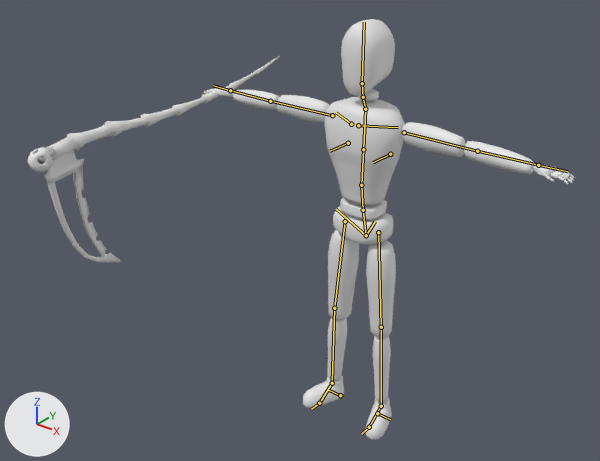
One commit to the Blender file Reapiesta/Assets/Animations/ReaperAnimations.blend: the scene before it, then after it.
Camera for both pictures: a 50 mm lens placed at (2.3, -3.37, 3.18), pointed at (-0.32, -0.1, 1.16). Every picture has the same lights, and +X, +Y and +Z are marked at lower left. The bones that bend it are drawn over the model as lines.

Names of what the first picture shows: 'Dummy', 'Scythe_low'.
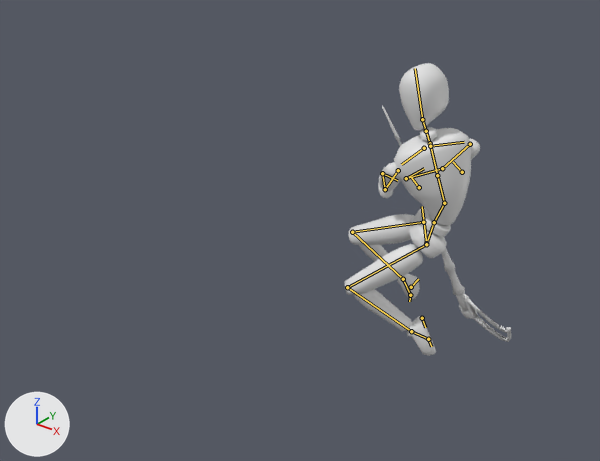
The newer file adds an action. The first version stands in its rest pose; the second is drawn at frame 13 of the action 'Attack'.

Changed parts and their boxes (x1, y1, x2, y2) in the pictures (600 x 461 px):
'Dummy', posed (64% narrower, 30% shorter)
    before: (203, 19, 575, 440)
    after: (345, 63, 480, 356)
'Scythe_low', posed
    before: (28, 55, 280, 263)
    after: (382, 106, 511, 342)
bone 'spine', root to tip
    before: (366, 235) to (363, 210)
    after: (426, 243) to (434, 222)
bone 'spine.001', root to tip
    before: (363, 210) to (361, 185)
    after: (434, 222) to (444, 203)
bone 'spine.002', root to tip
    before: (361, 185) to (363, 149)
    after: (444, 203) to (437, 175)
bone 'spine.006', root to tip
    before: (362, 83) to (364, 22)
    after: (422, 119) to (415, 68)
bone 'upper_arm.L', root to tip
    before: (404, 132) to (477, 151)
    after: (398, 170) to (385, 189)
bone 'forearm.L', root to tip
    before: (477, 151) to (538, 165)
    after: (385, 189) to (382, 173)
bone 'hand.L', root to tip
    before: (538, 165) to (567, 171)
    after: (382, 173) to (397, 180)
bone 'upper_arm.R', root to tip
    before: (332, 115) to (270, 101)
    after: (470, 144) to (442, 168)
bone 'forearm.R', root to tip
    before: (270, 101) to (230, 90)
    after: (442, 168) to (406, 178)
bone 'hand.R', root to tip
    before: (230, 90) to (213, 85)
    after: (406, 178) to (424, 168)
bone 'thigh.L', root to tip
    before: (378, 232) to (381, 327)
    after: (426, 244) to (347, 287)
bone 'shin.L', root to tip
    before: (381, 327) to (381, 406)
    after: (347, 287) to (411, 331)
bone 'foot.L', root to tip
    before: (381, 406) to (369, 427)
    after: (411, 331) to (428, 339)
bone 'thigh.R', root to tip
    before: (345, 221) to (334, 308)
    after: (423, 222) to (352, 232)
bone 'shin.R', root to tip
    before: (334, 308) to (332, 383)
    after: (352, 232) to (403, 279)
bone 'foot.R', root to tip
    before: (332, 383) to (319, 403)
    after: (403, 279) to (410, 295)

The edits, one by one:
Bone 'spine' (bone_spine) moves from (0.0, 0.0, 0.0) to (0.0, -0.48, -0.58).
Bone 'spine' (bone_spine) turns from (0, 0, 0) to (-17, -54, -3) degrees about its own x, y and z.
Bone 'spine.001' (bone_spine_001) turns from (0, 0, 0) to (0, -13, 1) degrees about its own x, y and z.
Bone 'spine.002' (bone_spine_002) turns from (0, 0, 0) to (65, -40, -56) degrees about its own x, y and z.
Bone 'spine.006' (bone_spine_006) turns from (0, 0, 0) to (-3, 122, 3) degrees about its own x, y and z.
Bone 'upper_arm.L' (bone_upper_arm_l) turns from (0, 0, 0) to (55, 3, -69) degrees about its own x, y and z.
Bone 'forearm.L' (bone_forearm_l) turns from (0, 0, 0) to (42, 28, 9) degrees about its own x, y and z.
Bone 'hand.L' (bone_hand_l) turns from (0, 0, 0) to (-68, -80, 0) degrees about its own x, y and z.
Bone 'upper_arm.R' (bone_upper_arm_r) turns from (0, 0, 0) to (57, 15, 138) degrees about its own x, y and z.
Bone 'forearm.R' (bone_forearm_r) turns from (0, 0, 0) to (-12, -5, 26) degrees about its own x, y and z.
Bone 'hand.R' (bone_hand_r) turns from (0, 0, 0) to (99, -39, 106) degrees about its own x, y and z.
Bone 'thigh.L' (bone_thigh_l) turns from (0, 0, 0) to (-31, 12, -8) degrees about its own x, y and z.
Bone 'shin.L' (bone_shin_l) turns from (0, 0, 0) to (102, -14, 5) degrees about its own x, y and z.
Bone 'foot.L' (bone_foot_l) turns from (0, 0, 0) to (64, -12, -4) degrees about its own x, y and z.
Bone 'thigh.R' (bone_thigh_r) turns from (0, 0, 0) to (-29, 20, 12) degrees about its own x, y and z.
Bone 'shin.R' (bone_shin_r) turns from (0, 0, 0) to (98, -9, -11) degrees about its own x, y and z.
Bone 'foot.R' (bone_foot_r) turns from (0, 0, 0) to (50, 26, 13) degrees about its own x, y and z.
